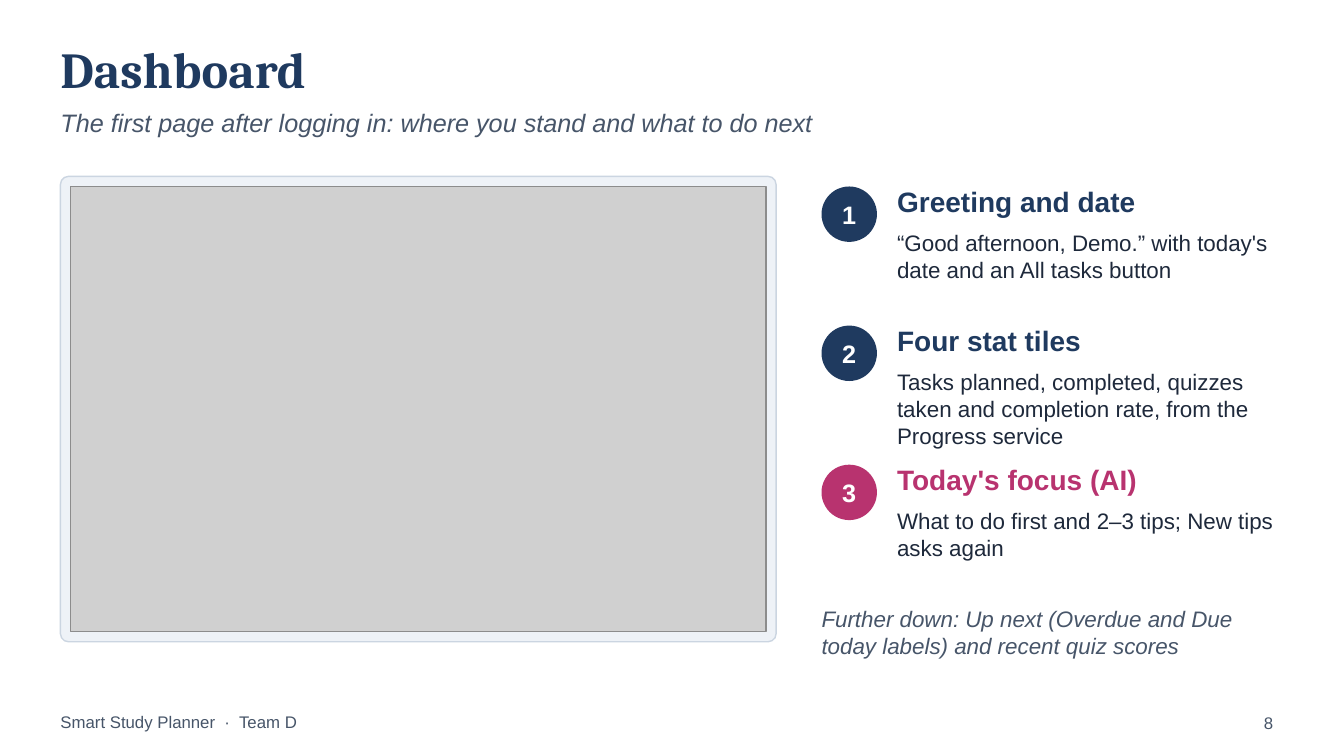
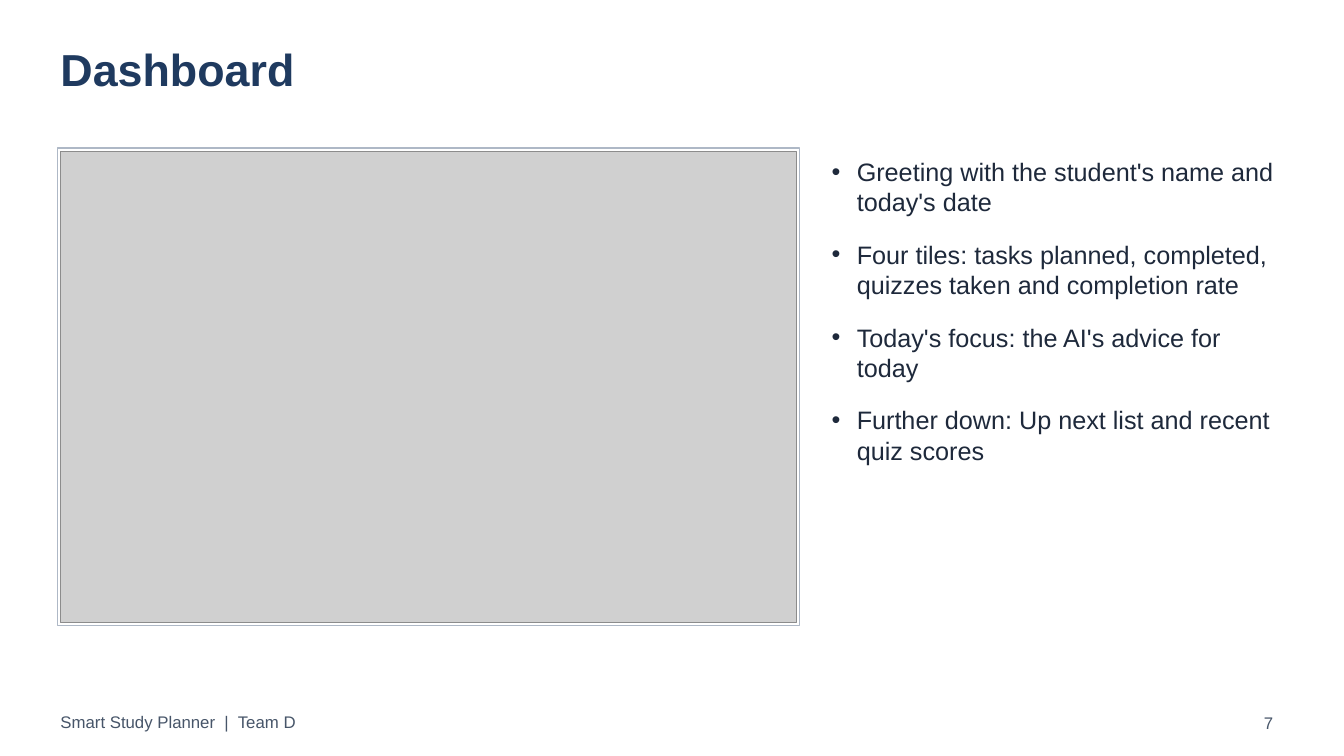
Before and after one commit to Anishpandey00/ssp-web, a slide deck: slide 7 of docs/presentations/SSP_Final_Presentation.pptx (slide 8 before the commit). Drawn at 1344x756 pixels with LibreOffice and Linux fonts; fonts in the diff are those of the drawing; grey boxes stand for pictures. Boxes give left, top, right and bottom in pixels: in the first picture for what was removed or moved away, otherwise in the second. Text is boxed around its words. In the diff, an @@ line names an element or a change of style, - is before the commit and + after.

```diff
--- a/docs/presentations/SSP_Final_Presentation.pptx
+++ b/docs/presentations/SSP_Final_Presentation.pptx
@@ title "Dashboard" at bbox=[60, 53, 294, 87]: size 36 to 32 pt, font Cambria to Arial @@
@@ text removed at bbox=[60, 113, 813, 137] @@
-The first page after logging in: where you stand and what to do next
@@ rectangle added at bbox=[57, 148, 800, 625], fill #FFFFFF, outline #AEB8C6 1 pt @@
@@ picture: place and size @@
-picture at bbox=[71, 187, 766, 632]
+picture at bbox=[60, 151, 797, 622]
@@ rounded rectangle removed at bbox=[60, 176, 776, 642] @@
@@ text added at bbox=[857, 162, 1273, 465], 18 pt, text #1E293B @@
+• Greeting with the student's name and today's date
+• Four tiles: tasks planned, completed, quizzes taken and completion rate
+• Today's focus: the AI's advice for today
+• Further down: Up next list and recent quiz scores
@@ ellipse removed at bbox=[822, 187, 877, 242] @@
-1
@@ text removed at bbox=[897, 191, 1136, 217] @@
-Greeting and date
@@ text removed at bbox=[897, 234, 1267, 279] @@
-“Good afternoon, Demo.” with today's date and an All tasks button
@@ ellipse removed at bbox=[822, 326, 877, 381] @@
-2
@@ text removed at bbox=[897, 330, 1081, 352] @@
-Four stat tiles
@@ text removed at bbox=[897, 373, 1248, 449] @@
-Tasks planned, completed, quizzes taken and completion rate, from the Progress service
@@ ellipse removed at bbox=[822, 465, 877, 520] @@
-3
@@ text removed at bbox=[897, 469, 1137, 495] @@
-Today's focus (AI)
@@ text removed at bbox=[897, 512, 1273, 561] @@
-What to do first and 2–3 tips; New tips asks again
@@ text removed at bbox=[822, 610, 1232, 659] @@
-Further down: Up next (Overdue and Due today labels) and recent quiz scores
@@ text at bbox=[60, 716, 296, 732]: text changed @@
-Smart Study Planner · Team D
+Smart Study Planner | Team D
@@ page number at bbox=[1264, 717, 1273, 729]: text changed @@
-8
+7
```
Also in this commit, not shown: 27 other slides changed, 3 slides added, 2 slides removed.
